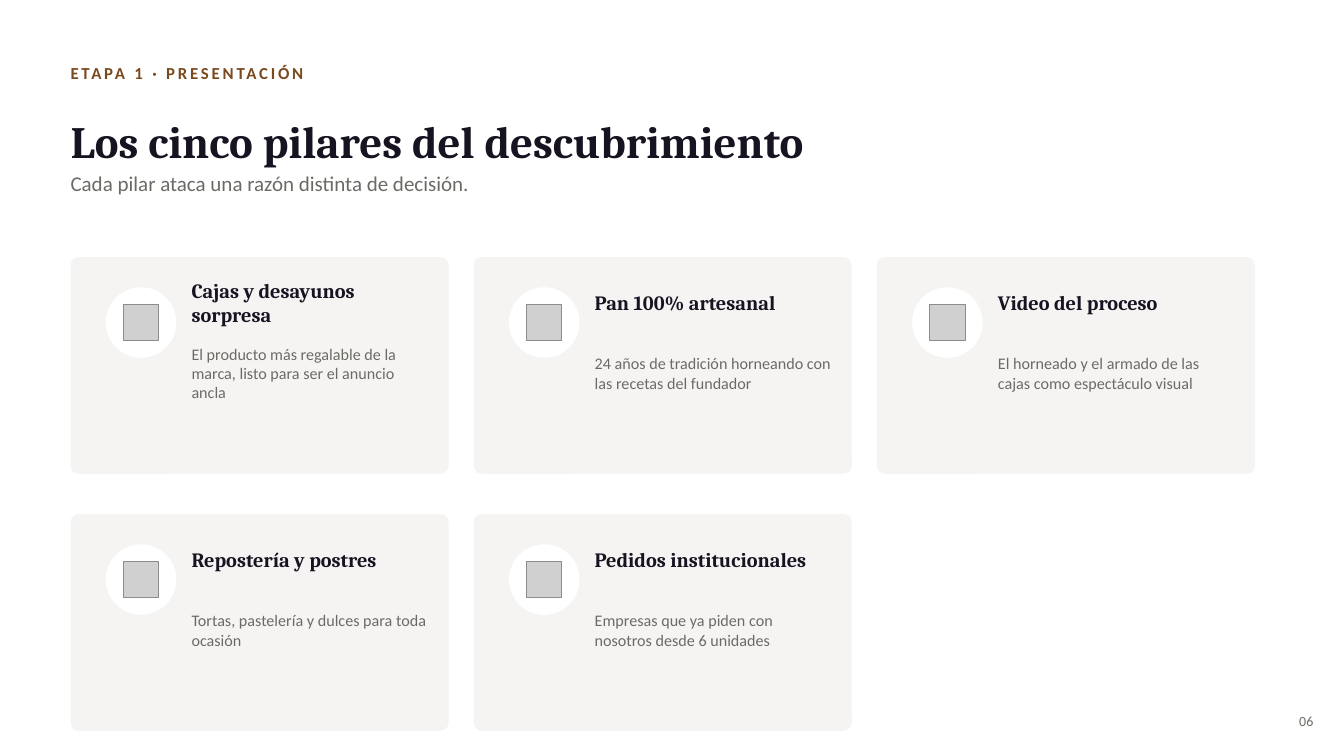
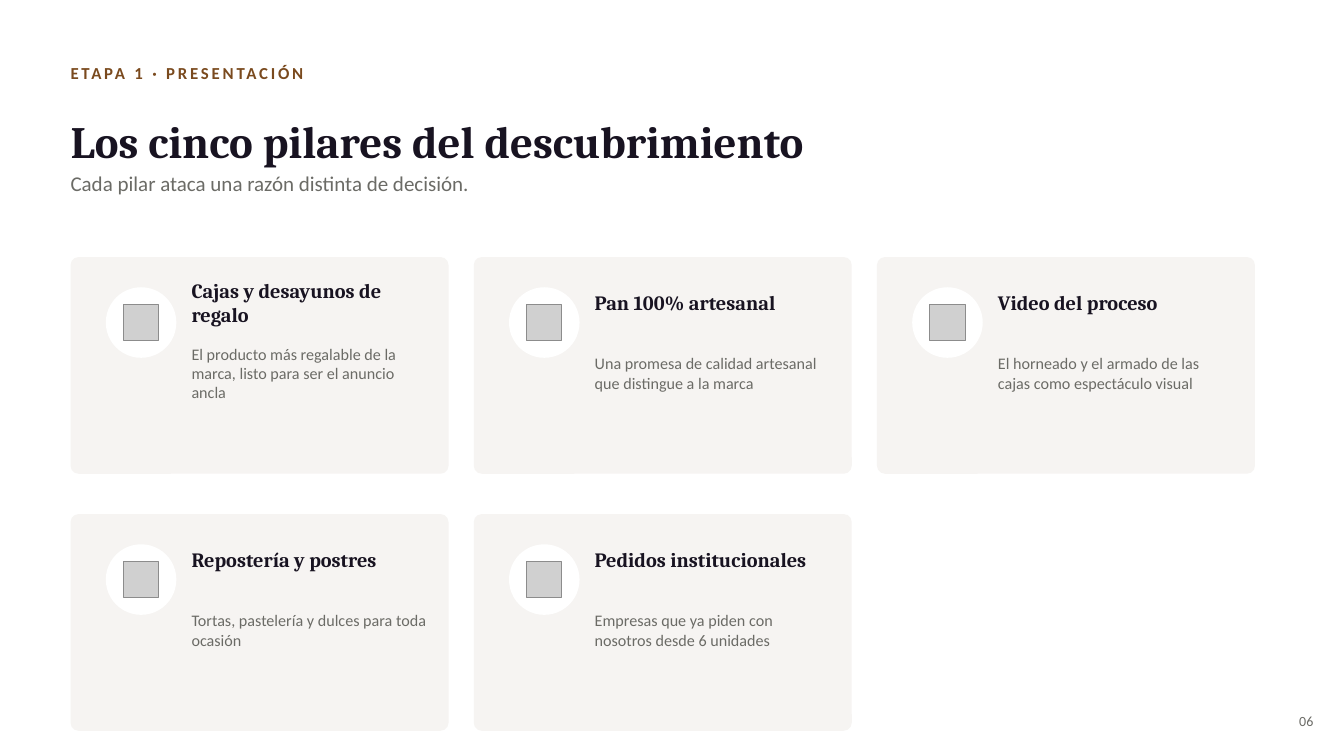
Before and after one commit to rozoerik-eng/Presentaciones-y-varios, a slide deck: slide 6 of Panadería Buenas Migas - Estrategia Meta Ads/Buenas_Migas_Meta_Ads.pptx. Drawn at 1344x756 pixels with LibreOffice and Linux fonts; fonts in the diff are those of the drawing; grey boxes stand for pictures. Boxes give left, top, right and bottom in pixels: in the first picture for what was removed or moved away, otherwise in the second. Text is boxed around its words. In the diff, an @@ line names an element or a change of style, - is before the commit and + after.

```diff
--- a/Panadería Buenas Migas - Estrategia Meta Ads/Buenas_Migas_Meta_Ads.pptx
+++ b/Panadería Buenas Migas - Estrategia Meta Ads/Buenas_Migas_Meta_Ads.pptx
@@ text at (192,284,381,327): text changed @@
-Cajas y desayunos sorpresa
+Cajas y desayunos de regalo
@@ text at (595,358,817,392): text changed @@
-24 años de tradición horneando con las recetas del fundador
+Una promesa de calidad artesanal que distingue a la marca
```
Also in this commit, not shown: 6 other slides changed.
